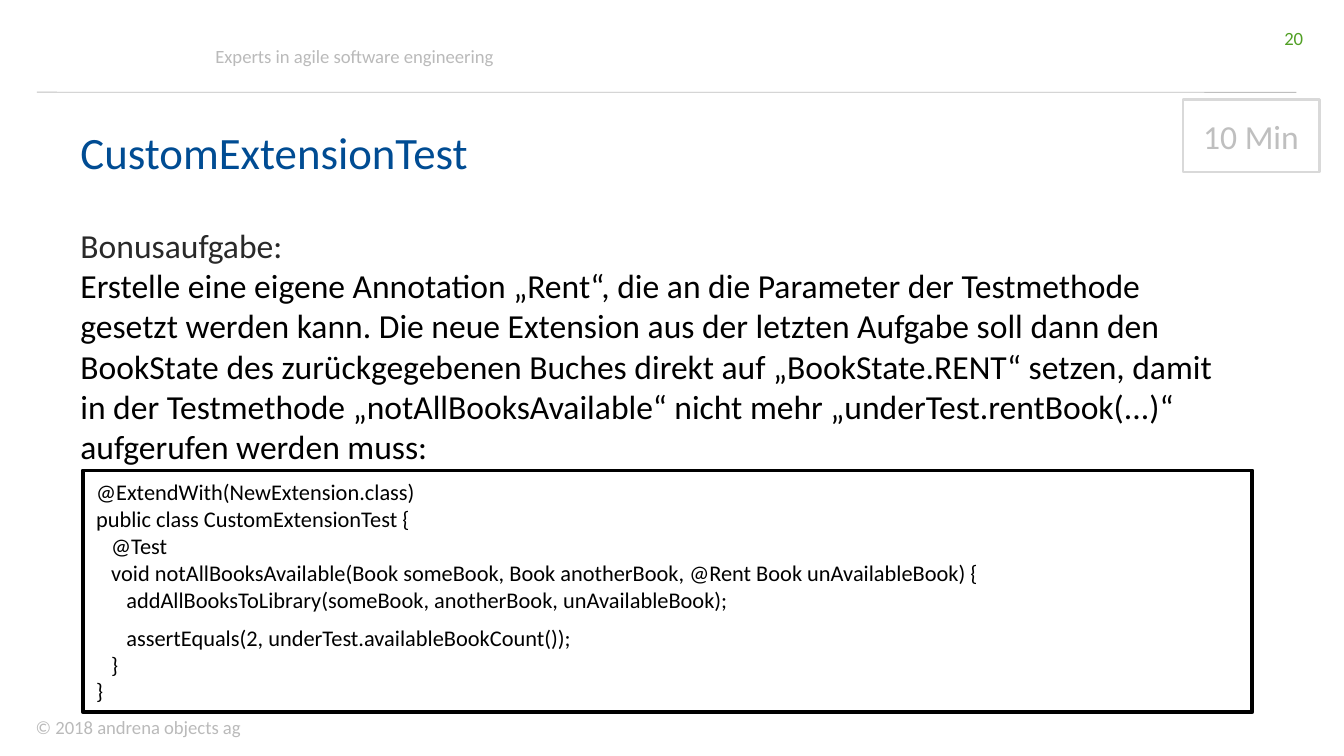
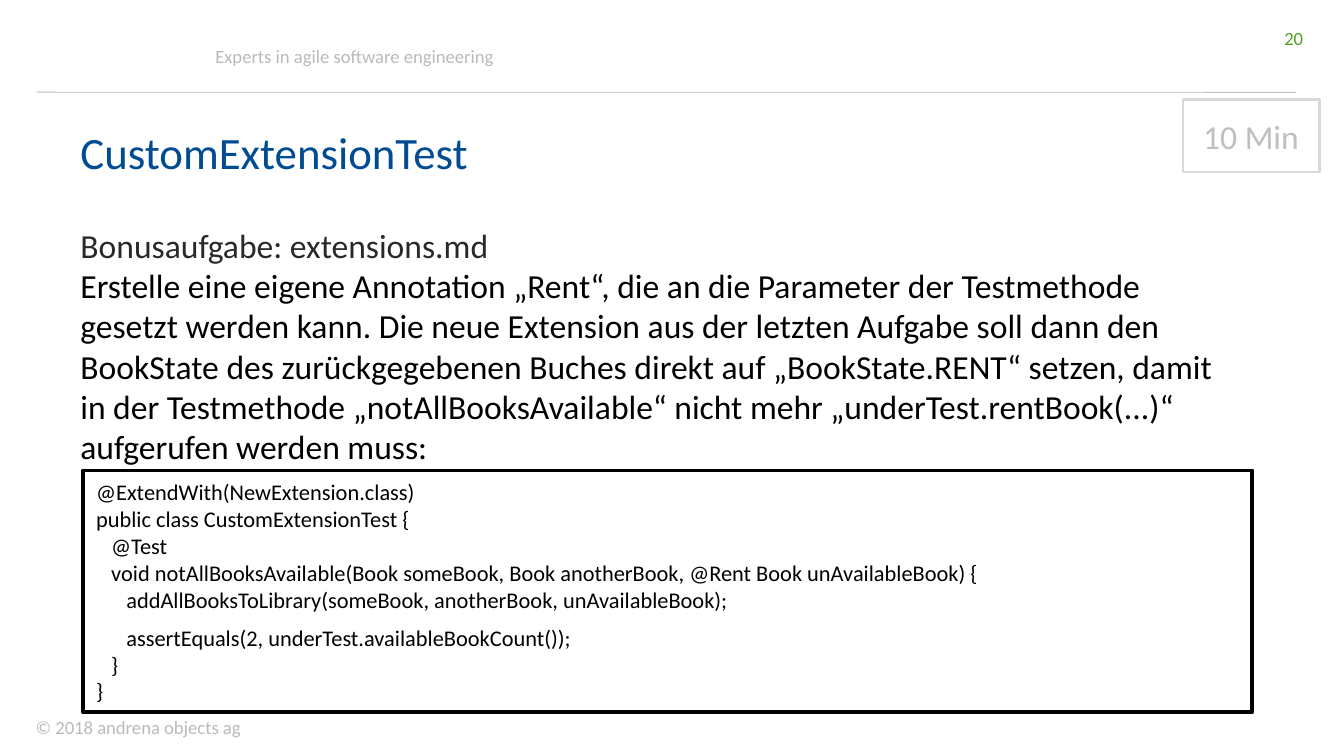
Before and after one commit to andrena/junit5-workshop-et-ka-2018, a slide deck: slide 20 of files/Folien.pptx. Drawn at 1344x756 pixels with LibreOffice and Linux fonts; fonts in the diff are those of the drawing; background and template pictures are left out. Boxes give left, top, right and bottom in pixels: in the first picture for what was removed or moved away, otherwise in the second. Text is boxed around its words. In the diff, an @@ line names an element or a change of style, - is before the commit and + after.

```diff
--- a/files/Folien.pptx
+++ b/files/Folien.pptx
@@ text at [80,234,488,264]: text changed @@
-Bonusaufgabe:
+Bonusaufgabe: extensions.md
```
Also in this commit, not shown: 10 other slides changed, 1 slide added.
